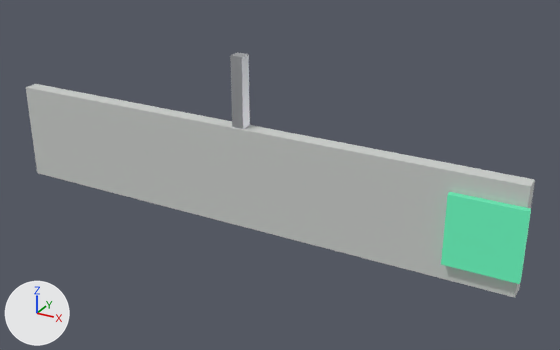
One commit to the glTF model red-valve/assets/3d_model/stages/hospital/pecas/mov_ed31979b13.gltf: the scene before it, then after it.
Camera for both pictures: a camera (50 mm lens) standing at (1.216, -1.957, 0.611) and looking at (0.133, 0.013, -0.374). The lights are fixed; the arrows at lower left show +X, +Y and +Z. The picture after the commit comes second.

The first picture shows 'mov_ed31979b13'.
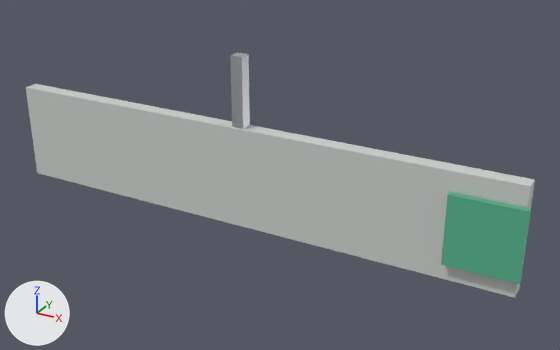
Pixel boxes (x1, y1, x2, y2) of what changed, in the pictures (560 x 350 px):
'mov_ed31979b13', recoloured (darker)
    both: (438, 187, 531, 287)

The change, as a diff of the scene's bpy script:
```diff
--- a/red-valve/assets/3d_model/stages/hospital/pecas/mov_ed31979b13.gltf.py
+++ b/red-valve/assets/3d_model/stages/hospital/pecas/mov_ed31979b13.gltf.py
@@ mat_mat_seta @@
 mat_mat_seta.base_color = (0.08, 0.32, 0.2)  # green #50997c
-mat_mat_seta.emission_color = (0.05, 0.42, 0.22)  # green #3fad81
+mat_mat_seta.emission_color = (0.01, 0.08, 0.04)  # dark green #195038
 mat_mat_seta.emission_strength = 1.0
```
